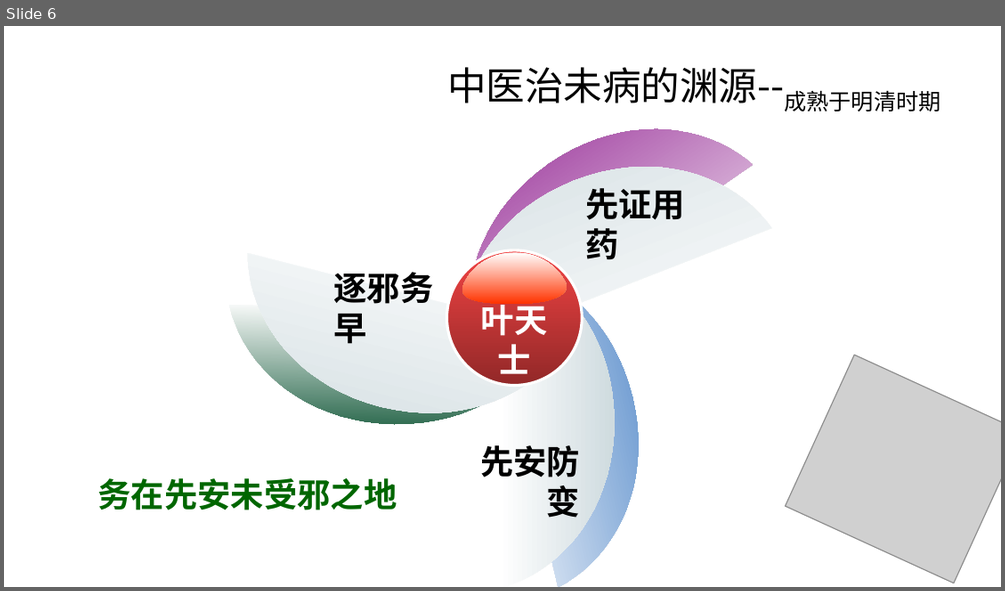
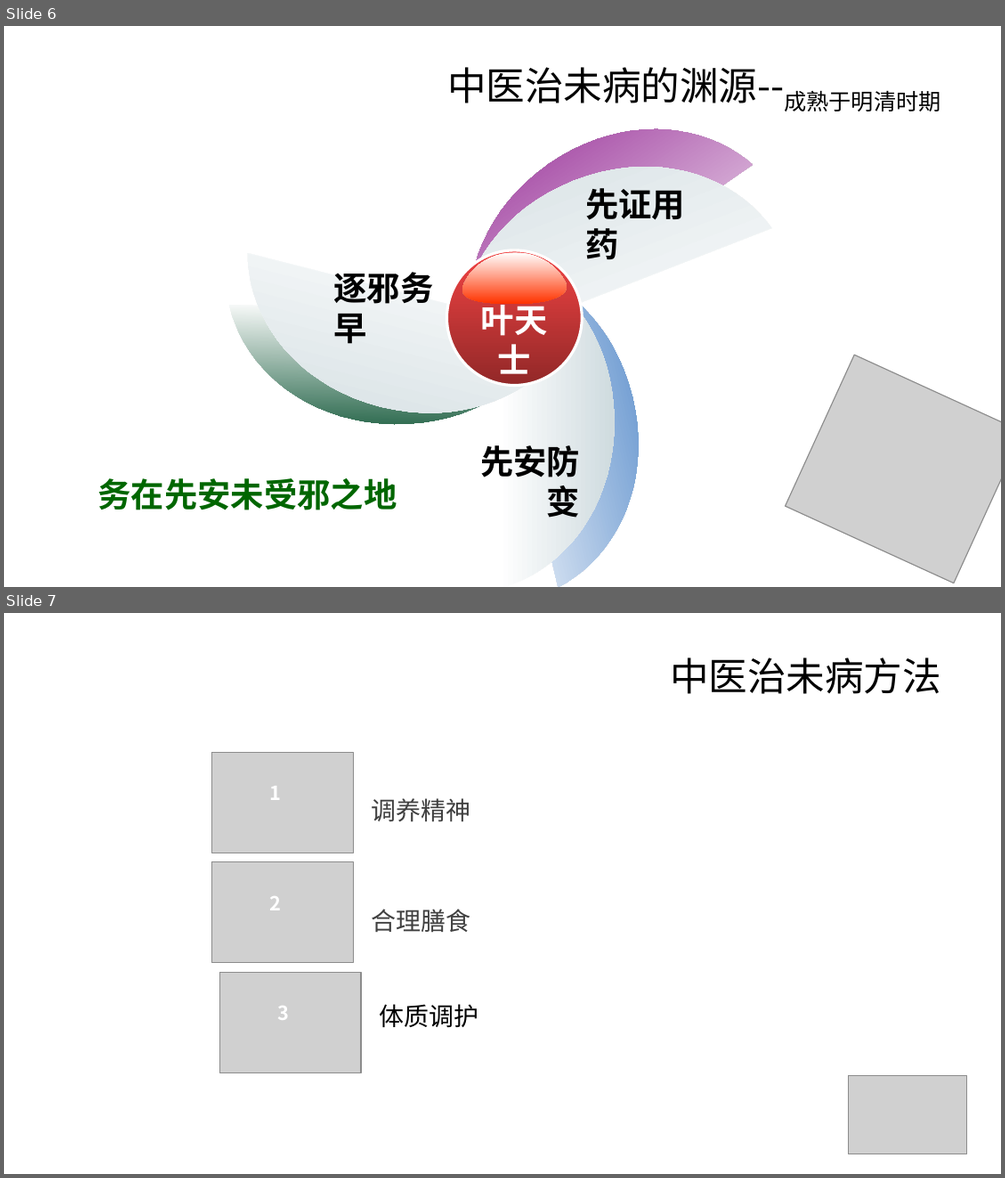
Before and after one commit to sdaulldd/PersonalWork, a slide deck: Document/中国风ppt模板-中医营养.pptx. Shown one above the other, each under a label of ours: slide 6 before the commit, slides 6 and 7 after it. The pictures are 1005x591 and 1005x1178 pixels, drawn with LibreOffice and Linux fonts; fonts in the diff are those of the drawing; grey boxes stand for pictures; background and template pictures are left out. Boxes give left, top, right and bottom in pixels: in the first picture for what was removed or moved away, otherwise in the second. Text is boxed around its words. In the diff, an @@ line names an element or a change of style, - is before the commit and + after.

```diff
--- a/Document/中国风ppt模板-中医营养.pptx
+++ b/Document/中国风ppt模板-中医营养.pptx
@@ slide 7 added at box(4, 613, 1001, 1174), background picture (left out) @@
@@ title added at box(670, 657, 941, 694), 28 pt, text #000000 @@
+中医治未病方法
@@ picture added at box(212, 753, 354, 853) @@
@@ text added at box(270, 786, 282, 800), 14 pt, text #FFFFFF, bold @@
+1
@@ text added at box(371, 798, 470, 822), 18 pt, text #404040 @@
+调养精神
@@ picture added at box(212, 862, 354, 963) @@
@@ text added at box(270, 896, 282, 910), 14 pt, text #FFFFFF, bold @@
+2
@@ text added at box(371, 908, 470, 933), 18 pt, text #404040 @@
+合理膳食
@@ picture added at box(220, 972, 362, 1072) @@
@@ text added at box(278, 1005, 290, 1020), 14 pt, text #FFFFFF, bold @@
+3
@@ text added at box(379, 1004, 478, 1028), 18 pt, text #000000 @@
+体质调护
@@ picture added at box(848, 1076, 967, 1154) @@
```
Also in this commit, not shown: 3 slides changed, 7 other slides added, 5 slides removed.
